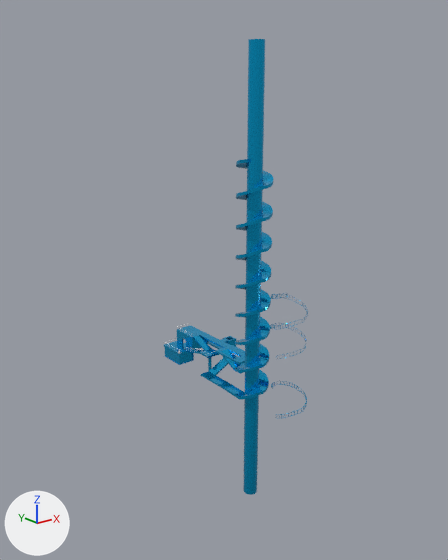
Before and after pictures for a commit that changed the Blender file BlenderFilesKH/Blend Files/Proto_SS_W1.blend.
Before and after are seen from a camera (50 mm lens) standing at (-197.0, -221.0, 161.0) and looking at (75.0, 119.0, 25.0). Every picture has the same lights, and +X, +Y and +Z are marked at lower left. The older version comes first.

In view in the first picture: 'LevelBase' and 2 more.
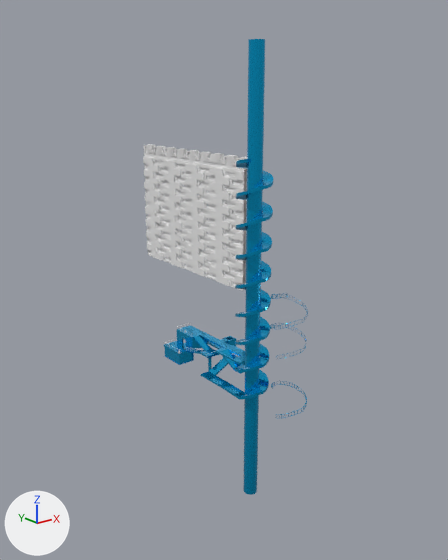
What differs and where, as boxes [x1, y1, x2, y2] in the pictures (448 x 560 px):
```json
{"object": "Cube.001", "change": "added", "after": [143, 145, 245, 291]}
{"object": "Cube.002", "change": "added", "after": [148, 144, 247, 284]}
```

Edits to the scene script, one JSON object a line:
```json
{"op": "add", "block": "me_cube_005", "code": ["me_cube_005 = bpy.data.meshes.new('Cube.005')", "me_cube_005.from_pydata(...)  # 108 vertices, 106 faces; spans x -3.0..1.0, y -1.0..1.0, z -0.94..0.53"]}
{"op": "add", "block": "me_cube_004", "code": ["me_cube_004 = bpy.data.meshes.new('Cube.004')", "me_cube_004.from_pydata(...)  # 10985 vertices, 10812 faces; spans x -9.0..-7.0, y -1.0..1.0, z -0.94..0.53"]}
{"op": "add", "block": "ob_cube_002", "code": ["ob_cube_002 = bpy.data.objects.new('Cube.002', me_cube_005)", "ob_cube_002.location = (132.3, 231.4, 67.0)", "ob_cube_002.scale = (1.0, 75.0, 75.0)"]}
{"op": "add", "block": "ob_cube_001", "code": ["ob_cube_001 = bpy.data.objects.new('Cube.001', me_cube_004)", "ob_cube_001.location = (133.4, 231.4, 67.0)", "ob_cube_001.scale = (1.0, 75.0, 75.0)"]}
```
